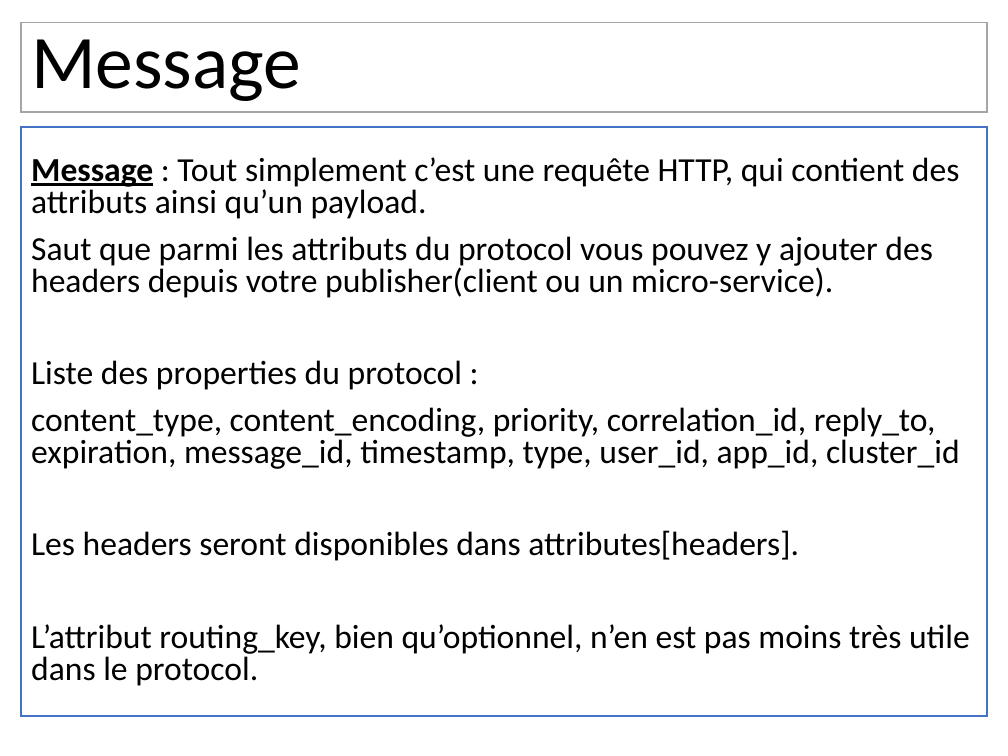
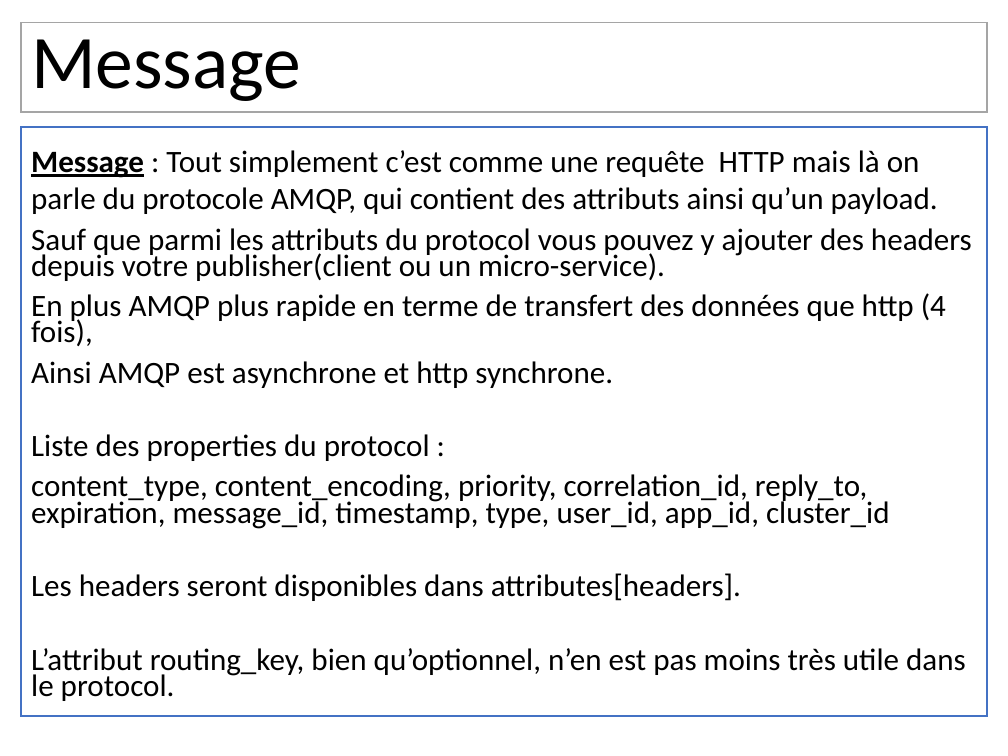
Before and after one commit to othman-bouazzaoui/rabbitmq, a slide deck: slide 5 of documentation/Rabbit-MQ.pptx. Drawn at 1008x756 pixels with LibreOffice and Linux fonts; fonts in the diff are those of the drawing. Boxes give left, top, right and bottom in pixels: in the first picture for what was removed or moved away, otherwise in the second. Text is boxed around its words. In the diff, an @@ line names an element or a change of style, - is before the commit and + after.

```diff
--- a/documentation/Rabbit-MQ.pptx
+++ b/documentation/Rabbit-MQ.pptx
@@ text in rectangle at [31, 150, 972, 388]: text changed; size 24 to 22.2 pt @@
-Message : Tout simplement c’est une requête HTTP, qui contient des attributs ainsi qu’un payload.
-Saut que parmi les attributs du protocol vous pouvez y ajouter des headers depuis votre publisher(client ou un micro-service).
+Message : Tout simplement c’est comme une requête HTTP mais là on parle du protocole AMQP, qui contient des attributs ainsi qu’un payload.
+Sauf que parmi les attributs du protocol vous pouvez y ajouter des headers depuis votre publisher(client ou un micro-service).
+En plus AMQP plus rapide en terme de transfert des données que http (4 fois),
+Ainsi AMQP est asynchrone et http synchrone.
@@ text in rectangle at [31, 434, 966, 701]: size 24 to 22.2 pt in "Liste des properties du protocol :", "content_type, content_encoding, priority, correlation_id, re ...", "Les headers seront disponibles dans attributes[headers].", "L’attribut routing_key, bien qu’optionnel, n’en est pas ..."; line spacing 0.8 to 0.7 @@
```
Also in this commit, not shown: 11 other slides changed, 2 other files.
